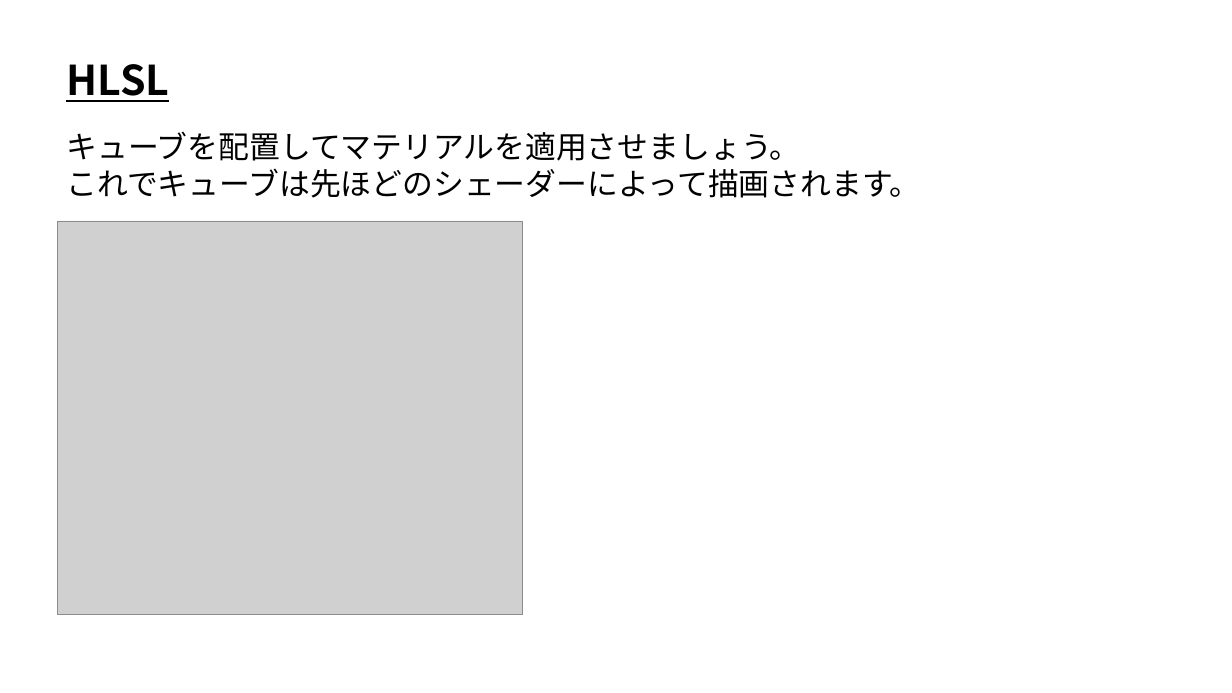
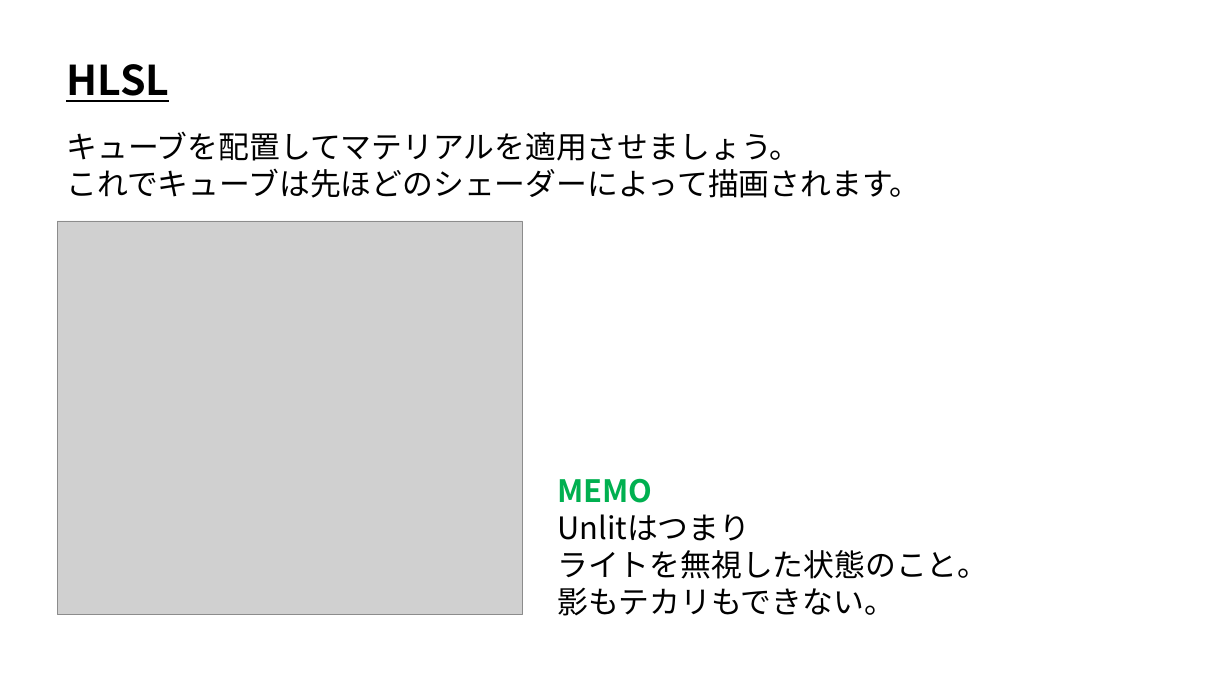
Before and after one commit to ArakiYusuke-Ohara/Textbook, a slide deck: slide 10 of ゲーム科2年/01_後期/ゲームプログラミング応用Ⅰ/01_HLSL.pptx. Drawn at 1232x693 pixels with LibreOffice and Linux fonts; fonts in the diff are those of the drawing; grey boxes stand for pictures. Boxes give left, top, right and bottom in pixels: in the first picture for what was removed or moved away, otherwise in the second. Text is boxed around its words. In the diff, an @@ line names an element or a change of style, - is before the commit and + after.

Commit message:
スライド微修正

```diff
--- a/ゲーム科2年/01_後期/ゲームプログラミング応用Ⅰ/01_HLSL.pptx
+++ b/ゲーム科2年/01_後期/ゲームプログラミング応用Ⅰ/01_HLSL.pptx
@@ text added at [557,478,988,616], 24 pt, text #000000 @@
+MEMO
+Unlitはつまり
+ライトを無視した状態のこと。
+影もテカリもできない。
```
Also in this commit, not shown: 1 other slide changed, 4 other files.
